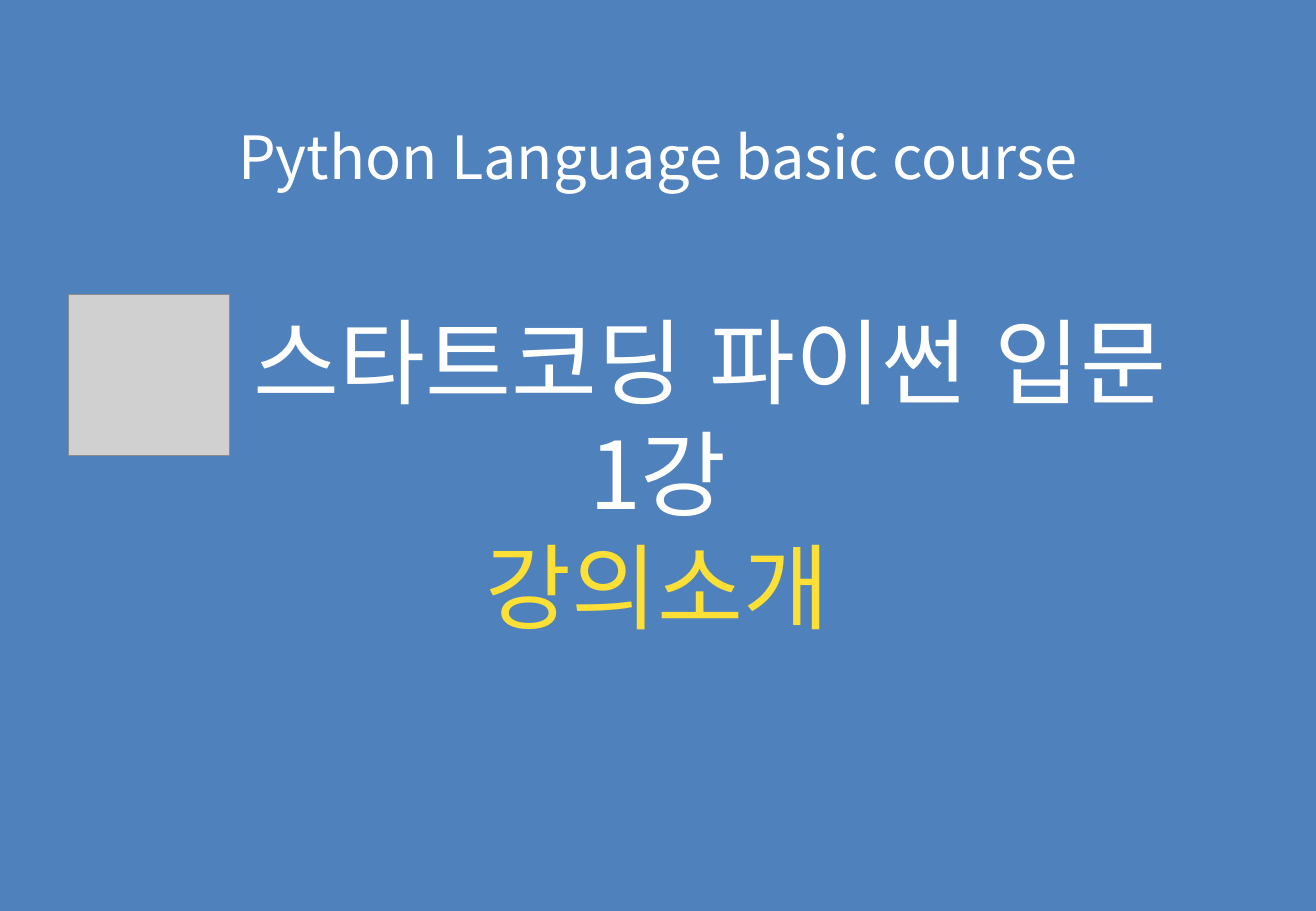
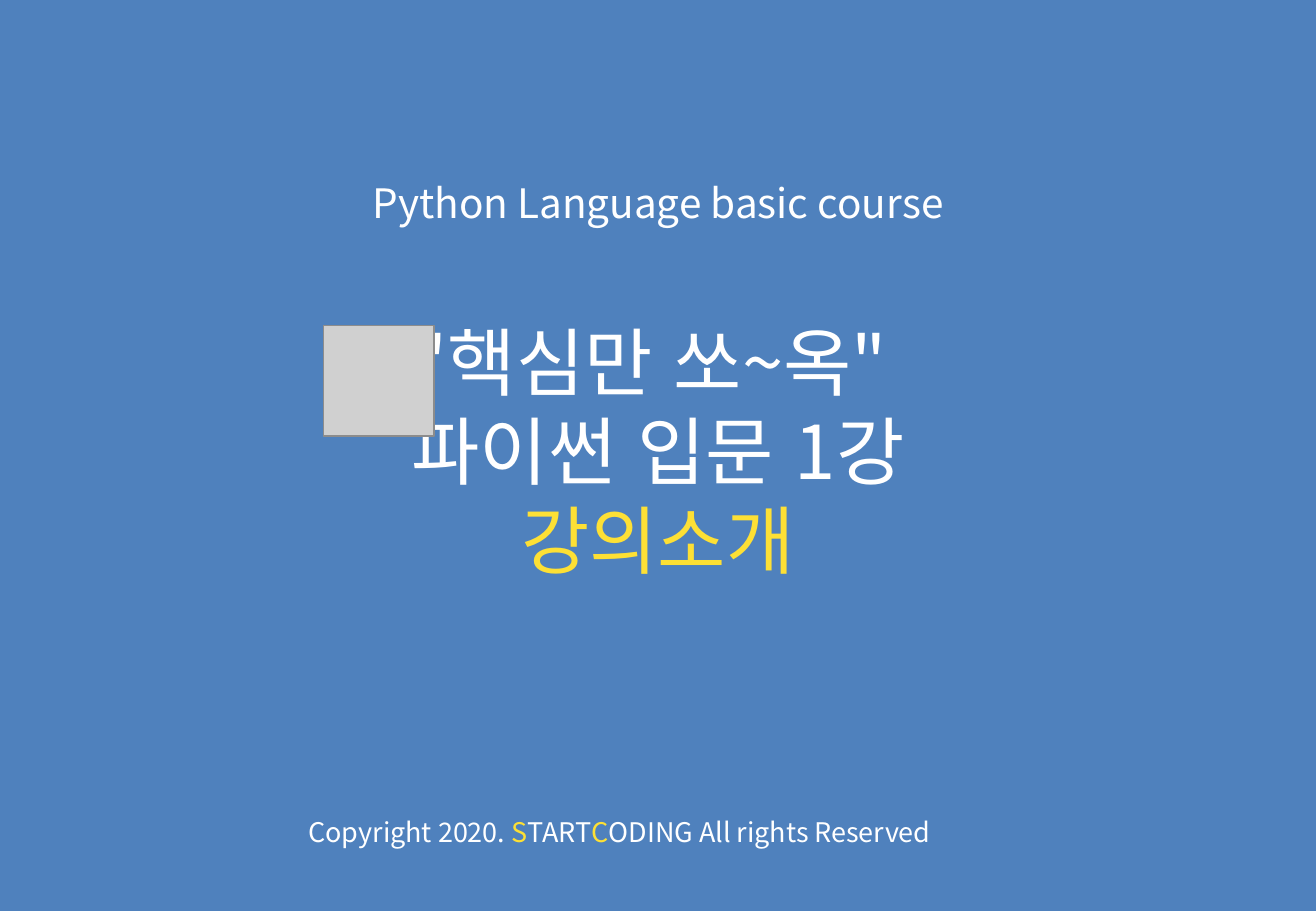
Before and after one commit to kwonkijun/python, a slide deck: slide 1 of 파이썬기초(PPT)/파이썬 기초 1강_강의소개.pptx. Drawn at 1316x911 pixels with LibreOffice and Linux fonts; fonts in the diff are those of the drawing; grey boxes stand for pictures. Boxes give left, top, right and bottom in pixels: in the first picture for what was removed or moved away, otherwise in the second. Text is boxed around its words. In the diff, an @@ line names an element or a change of style, - is before the commit and + after.

```diff
--- a/파이썬기초(PPT)/파이썬 기초 1강_강의소개.pptx
+++ b/파이썬기초(PPT)/파이썬 기초 1강_강의소개.pptx
@@ title at [372, 185, 944, 574]: text changed; size 35.3 to 24 pt @@
-Python Language basic course
-스타트코딩 파이썬 입문 1강
-강의소개
+Python Language basic course
+"핵심만 쏘~옥"
+파이썬 입문 1강
+강의소개
@@ picture: place and size @@
-picture at [69, 295, 230, 456]
+picture at [323, 326, 434, 436]
@@ text added at [309, 820, 931, 849], 16 pt, text #FFFFFF @@
+Copyright 2020. STARTCODING All rights Reserved
```
Also in this commit, not shown: 14 other slides changed, 3 slides added, 3 slides removed, 12 other files.
